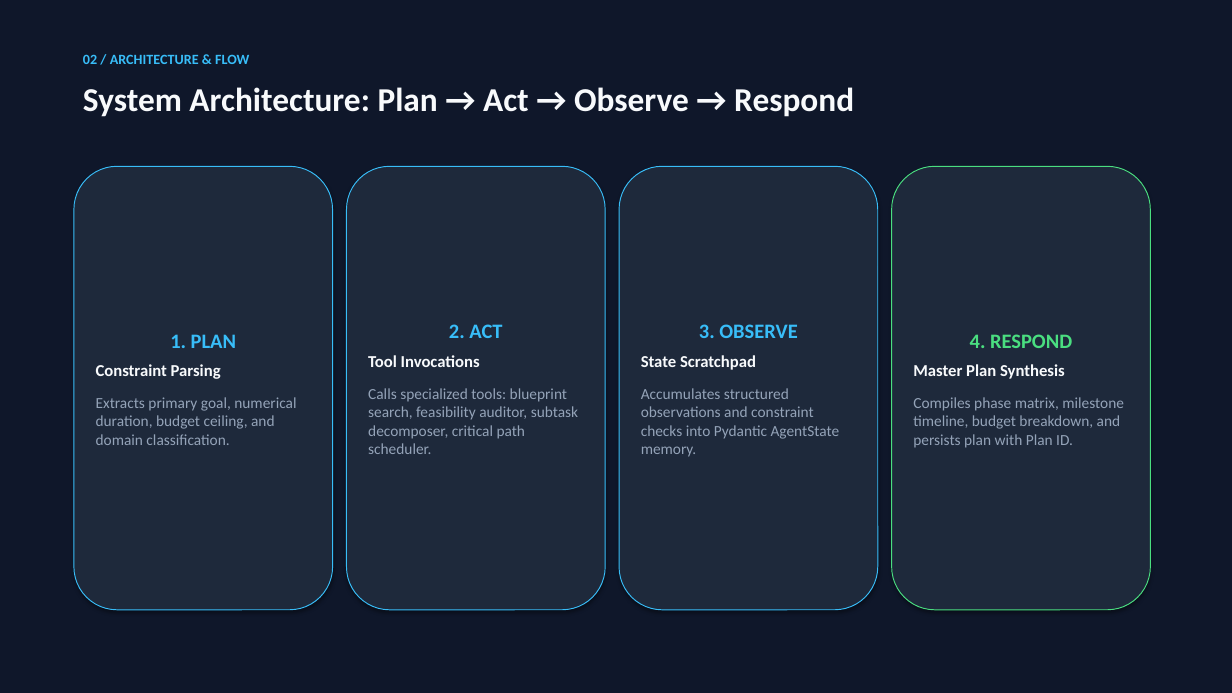
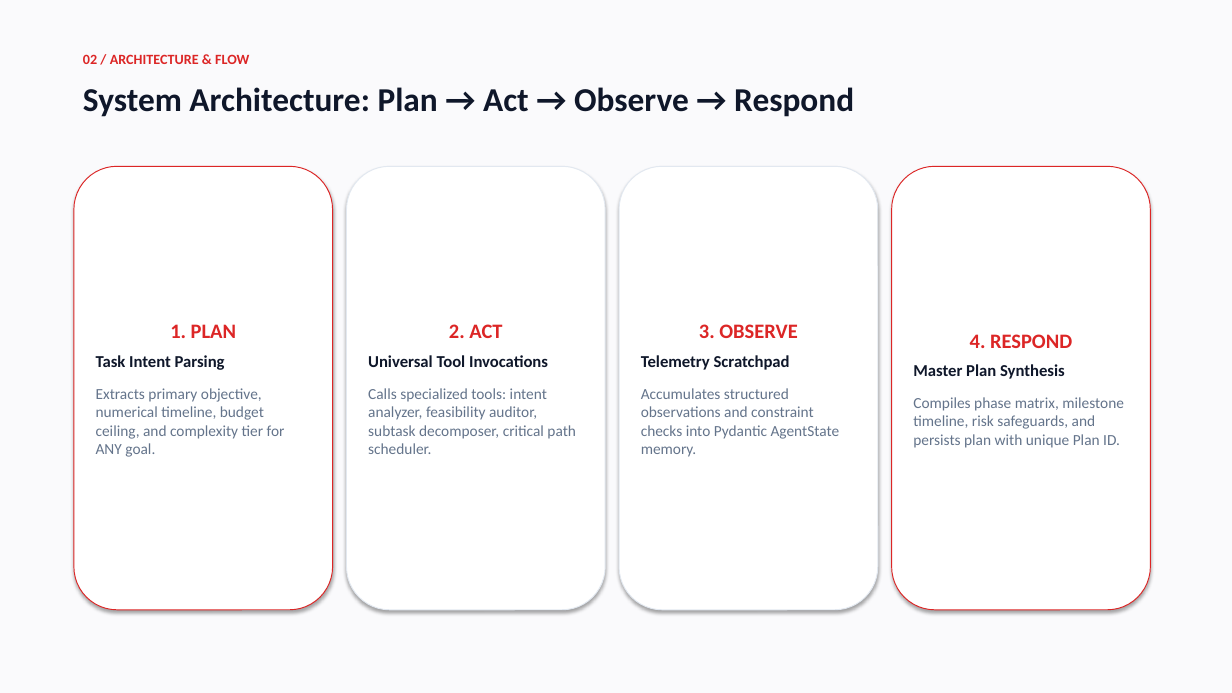
Before and after one commit to Anandha-raaman/Chatbot-Techvruk, a slide deck: slide 3 of Techvruk_Agentic_System_Presentation.pptx. Drawn at 1232x693 pixels with LibreOffice and Linux fonts; fonts in the diff are those of the drawing. Boxes give left, top, right and bottom in pixels: in the first picture for what was removed or moved away, otherwise in the second. Text is boxed around its words. In the diff, an @@ line names an element or a change of style, - is before the commit and + after.

Commit message:
feat: universal task planner agent for any goal with Gemini red-and-white UI

```diff
--- a/Techvruk_Agentic_System_Presentation.pptx
+++ b/Techvruk_Agentic_System_Presentation.pptx
@@ rectangle at box(0, 0, 1232, 693): fill #0F172A to #FAFAFC @@
@@ text "02 / ARCHITECTURE & FLOW" at box(83, 54, 249, 64): text colour #38BDF8 to #DC2626 @@
@@ text "System Architecture: Plan → Act ..." at box(83, 87, 854, 117): text colour #F8FAFC to #0F172A @@
@@ rounded rectangle "1. PLAN" at box(74, 166, 333, 610): fill #1E293B to #FFFFFF; outline #38BDF8 0.75 pt to #DC2626 0.75 pt @@
@@ rounded rectangle "2. ACT" at box(347, 166, 605, 610): fill #1E293B to #FFFFFF; outline #38BDF8 0.75 pt to #E2E8F0 0.75 pt @@
@@ rounded rectangle "3. OBSERVE" at box(619, 166, 878, 610): fill #1E293B to #FFFFFF; outline #38BDF8 0.75 pt to #E2E8F0 0.75 pt @@
@@ rounded rectangle "4. RESPOND" at box(892, 166, 1151, 610): fill #1E293B to #FFFFFF; outline #4ADE80 0.75 pt to #DC2626 0.75 pt @@
@@ text in rounded rectangle at box(170, 324, 236, 338): text colour #38BDF8 to #DC2626 in "1. PLAN" @@
@@ text in rounded rectangle at box(449, 324, 502, 338): text colour #38BDF8 to #DC2626 in "2. ACT" @@
@@ text in rounded rectangle at box(641, 324, 840, 457): text colour #38BDF8 to #DC2626 in "3. OBSERVE"; text colour #94A3B8 to #64748B in "Accumulates structured observations and constraint checks in ..." @@
@@ text in rounded rectangle at box(96, 355, 285, 457): text changed; text colour #94A3B8 to #64748B @@
-Constraint Parsing
-Extracts primary goal, numerical duration, budget ceiling, and domain classification.
+Task Intent Parsing
+Extracts primary objective, numerical timeline, budget ceiling, and complexity tier for ANY goal.
@@ text in rounded rectangle at box(368, 355, 576, 454): text changed; text colour #94A3B8 to #64748B @@
-Tool Invocations
-Calls specialized tools: blueprint search, feasibility auditor, subtask decomposer, critical path scheduler.
+Universal Tool Invocations
+Calls specialized tools: intent analyzer, feasibility auditor, subtask decomposer, critical path scheduler.
@@ text in rounded rectangle at box(641, 355, 790, 370): text changed; text colour #F8FAFC to #0F172A @@
-State Scratchpad
+Telemetry Scratchpad
@@ text in rounded rectangle at box(913, 334, 1072, 379): text colour #4ADE80 to #DC2626 in "4. RESPOND"; text colour #F8FAFC to #0F172A in "Master Plan Synthesis" @@
@@ text in rounded rectangle at box(913, 397, 1124, 448): text changed; text colour #94A3B8 to #64748B @@
-Compiles phase matrix, milestone timeline, budget breakdown, and persists plan with Plan ID.
+Compiles phase matrix, milestone timeline, risk safeguards, and persists plan with unique Plan ID.
```
Also in this commit, not shown: 4 other slides changed, 11 other files.
